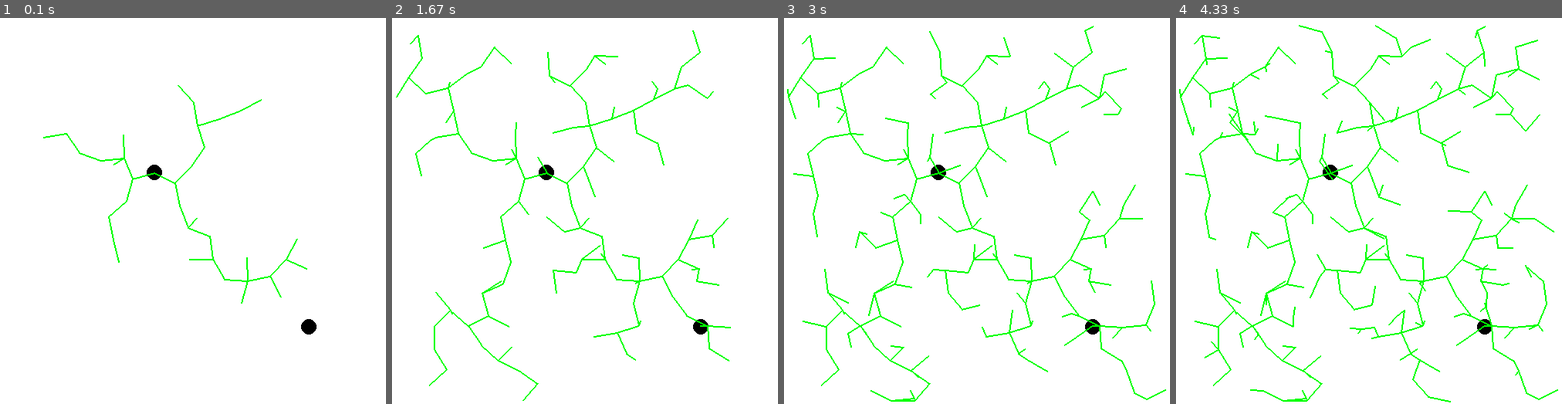
Above: before the commit, frames 1-4 (left to right).
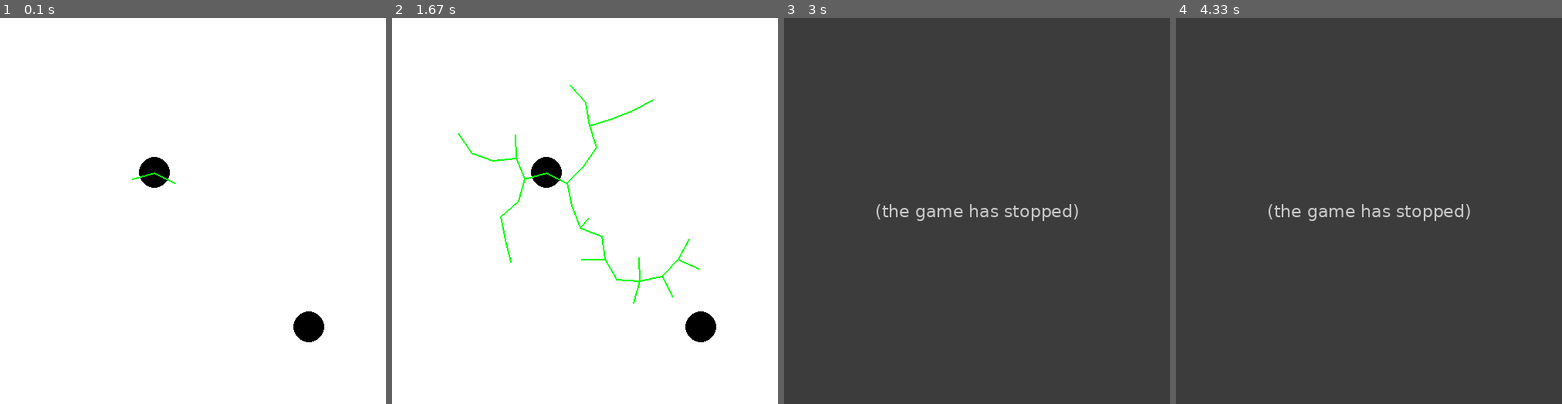
Above: after the commit, the same moments.

Repository: rafaelbarretorb/Path-Planning-Pygame
Game: pygame game, started from RRT_Star/main.py
Same seed, same stepped clock (60 frames per second), same inputs: the game is played once before the commit and once after it. The source is Python 2; it was converted automatically to run under Python 3.
Inputs:
- Up to frame 1 (0.1 s): no input
- Up to frame 2 (1.67 s): no input
- Up to frame 3 (3 s): no input
- Up to frame 4 (4.33 s): no input

The runs differ from the first frame. In frame 1, 1.4% of the frame differs, in the area x 11-84%, y 17-84%; in frame 2, 2.3%; in frame 3, 100%, in the area x 0-100%, y 0-100%; in frame 4, 100%.
Error after the commit: AttributeError: 'RRT_Star' object has no attribute 'path' (rrt_star.py line 149); the game stopped at 2.85 s (later frames are placeholders)

Commit message:
insert drawing of the final path

Diff:
--- a/RRT_Star/main.py
+++ b/RRT_Star/main.py
@@ -10,7 +10,8 @@
 YDIM = 500
 WINSIZE = [XDIM, YDIM]
 EPSILON = 7.0
-NUMNODES = 2000
+MAX_NUM_NODES = 2000
+MIN_NUM_NODES = 500
 
 def main():
     pygame.init()
@@ -20,9 +21,10 @@
 
     start_point = [200, 200]
     goal_point = [400, 400]
-    rrt_star = RRT_Star(start_point, goal_point, NUMNODES, 5, 30, screen)
+    goal_tolerance = 20
+    rrt_star = RRT_Star(start_point, goal_point, MAX_NUM_NODES, MIN_NUM_NODES, goal_tolerance, 5, 30, screen)
 
-    path_x, path_y = rrt_star.path_planning()
+    path = rrt_star.path_planning()
     for e in pygame.event.get():
         if e.type == QUIT or (e.type == KEYUP and e.key == K_ESCAPE):
             sys.exit("Leaving because you requested it.")
--- a/RRT_Star/rrt_star.py
+++ b/RRT_Star/rrt_star.py
@@ -5,8 +5,9 @@
 
 import sys
 from datetime import datetime
-
-RADIUS = 1.0
+import time
+
+RADIUS = 10.0
 
 from constants import GREEN, WHITE, RED, BLACK
 import pygame
@@ -24,7 +25,10 @@
     """
         Class for RRT* Path Planning
     """
-    def __init__(self, start_point, goal_point, max_num_nodes, epsilon_min, epsilon_max, screen):
+    def __init__(self,
+                 start_point, goal_point,
+                 max_num_nodes, min_num_nodes,
+                 goal_tolerance, epsilon_min, epsilon_max, screen):
 
         self.screen = screen
 
@@ -32,6 +36,7 @@
         self.goal_point = goal_point[:]
 
         self.max_num_nodes = max_num_nodes
+        self.min_num_nodes = min_num_nodes
         self.epsilon_min = epsilon_min
         self.epsilon_max = epsilon_max
 
@@ -39,9 +44,18 @@
         self.start_time = datetime.now()
         self.time = 0.0
 
+        self.goal_tolerance = goal_tolerance
+
+        # self.path = list()
+        self.path_old = list()
+
+        self.goal_found = False
+
+        self.nodes = list()
+
         # Draw start and goal
-        pygame.draw.circle(self.screen, BLACK, (self.start_point[0], self.start_point[1]), 10)
-        pygame.draw.circle(self.screen, BLACK, (self.goal_point[0], self.goal_point[1]), 10)
+        pygame.draw.circle(self.screen, BLACK, (self.start_point[0], self.start_point[1]), self.goal_tolerance)
+        pygame.draw.circle(self.screen, BLACK, (self.goal_point[0], self.goal_point[1]), self.goal_tolerance)
 
 
     def dist(self, p1,p2):
@@ -94,67 +108,92 @@
         Th
 
         """
-
-        GOAL_RADIUS = 0.2
-
-        nodes = list() # list all nodes
-        path_x = list()
-        path_y = list()
+        path = list()
+        path_old = list()
 
         initialNode = Node(self.start_point, None)
-        nodes.append(initialNode)
-
-
-        while len(nodes) < self.max_num_nodes and (datetime.now() - self.start_time).total_seconds() < 30 and not ((datetime.now() - self.start_time).total_seconds() > 5 and len(nodes) < 20):
-
-            foundNext = False
+        self.nodes.append(initialNode)
+
+        while len(self.nodes) < self.max_num_nodes: # and (datetime.now() - self.start_time).total_seconds() < 30 and not ((datetime.now() - self.start_time).total_seconds() > 5 and len(nodes) < 20):
+
+            found_next = False
 
             # search a node until get one in free space
             while_time = datetime.now()
-            count = 0
-            while foundNext == False and count < 50:
+            while found_next == False:
                 x_rand = self.sample_free() # random point in the free space
-                x_nearest = self.get_nearest(nodes, x_rand) # return the nearest node
+                x_nearest = self.get_nearest(self.nodes, x_rand) # return the nearest node
                 x_new = self.steer(x_nearest.point, x_rand)
-                count = count + 1
                 if self.obstacle_free(x_nearest, x_new):
                     parent_node = x_nearest
                     new_node = Node(x_new, parent_node)
-                    new_node = self.choose_parent(parent_node, new_node, nodes)
-                    nodes.append(new_node)
-                    nodes = self.rewire(nodes,new_node)
-                    foundNext = True
+                    new_node = self.choose_parent(parent_node, new_node, self.nodes)
+                    self.nodes.append(new_node)
+                    self.nodes = self.rewire(self.nodes, new_node)
+                    found_next = True
 
                     # Draw the new twig
-                    pygame.draw.line(self.screen, GREEN,[new_node.point[0], new_node.point[1]], [parent_node.point[0], parent_node.point[1]], 2)
+                    pygame.draw.line(self.screen, GREEN, new_node.point, parent_node.point, 2)
                     pygame.display.update()
-
-            # check if the distance between the goal node and the new node is less than the GOAL_RADIUS
-            if self.is_goal_reached(x_new, self.goal_point, GOAL_RADIUS) and len(nodes) > 100:
-                path_x = list()
-                path_y = list()
-                #
-                #goalNode = Node(self.goal_point, nodes[len(nodes)-1])
-                new_goalNode = nodes[len(nodes)-1]
-                #nodes.append(new_goalNode)
-
-                # Final path
-                currentNode = new_goalNode
-                while currentNode.parent != None:
-                    #path.insert(0, currentNode.point)
-                    path_x.insert(0,currentNode.point[0])
-                    path_y.insert(0,currentNode.point[1])
-                    currentNode = currentNode.parent
-
-                # Add the start point
-                path_x.insert(0,currentNode.point[0])
-                path_y.insert(0,currentNode.point[1])
-
-                # print "Nodes Amount: " + str(len(nodes))
-                return path_x, path_y
-
-        print "Nodes Amount: " + str(len(nodes))
+                    time.sleep(0.05)
+
+                if not self.goal_found:
+                    # check if the distance between the goal node and the new node is less than the goal tolerance
+                    if self.is_goal_reached(x_new, self.goal_point, self.goal_tolerance):
+                        new_goal_node = self.nodes[len(self.nodes)-1]
+                        self.goal_found = True
+                else:
+                    # Final path
+                    current_node = new_goal_node
+                    while current_node.parent != None:
+                        self.path.insert(0, current_node.point)
+                        current_node = current_node.parent
+
+                    # Add the start point
+                    self.path.insert(0, current_node.point)
+
+                    # print "Nodes Amount: " + str(len(nodes))
+
+                    self.draw_final_path(path)
+
+                    if len(self.nodes) > self.min_num_nodes:
+                        time.sleep(10)
+                        return self.path
+
+        print "Nodes Amount: " + str(len(self.nodes))
         return [], []
+
+    def compute_final_path(self):
+        # Final path
+        current_node = new_goal_node
+        while current_node.parent != None:
+            self.path.insert(0, current_node.point)
+            current_node = current_node.parent
+
+        # Add the start point
+        self.path.insert(0, current_node.point)
+
+        # print "Nodes Amount: " + str(len(nodes))
+
+        self.draw_final_path(path)
+
+        if len(self.nodes) > self.min_num_nodes:
+            time.sleep(10)
+            return self.path
+
+    def draw_final_path(self, path):
+        """ ."""
+        # Draw old path with WHITE
+        for i in range(len(self.path_old) - 1):
+            pygame.draw.line(self.screen, WHITE, self.path_old[i], self.path_old[i + 1], 4)
+
+        pygame.display.update()
+        # Draw current path with RED
+        for i in range(len(path) - 1):
+            pygame.draw.line(self.screen, RED, path[i], path[i + 1], 4)
+
+        pygame.display.update()
+        self.path_old = path
 
     def sample_free(self):
         """  Get a random point located in a free area
